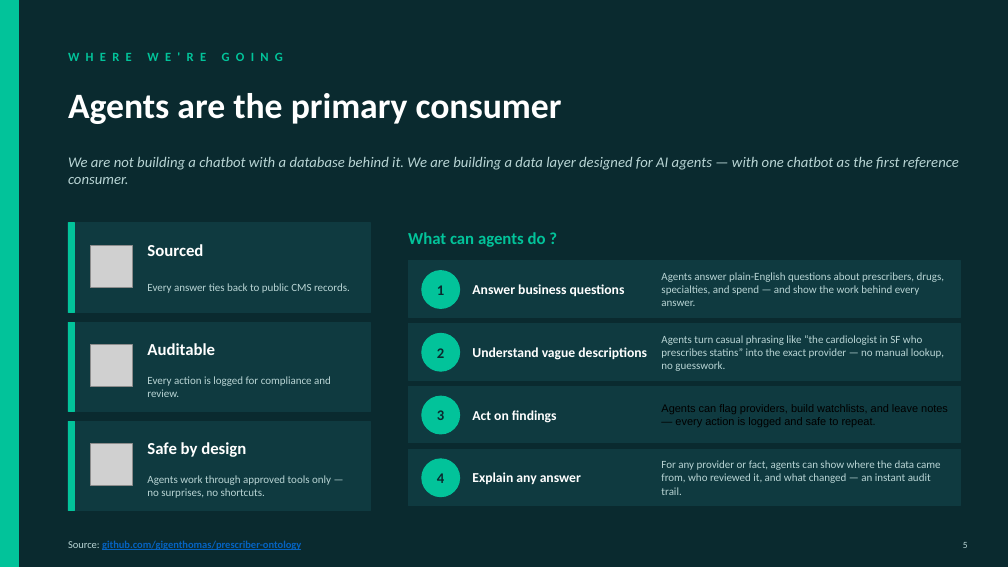
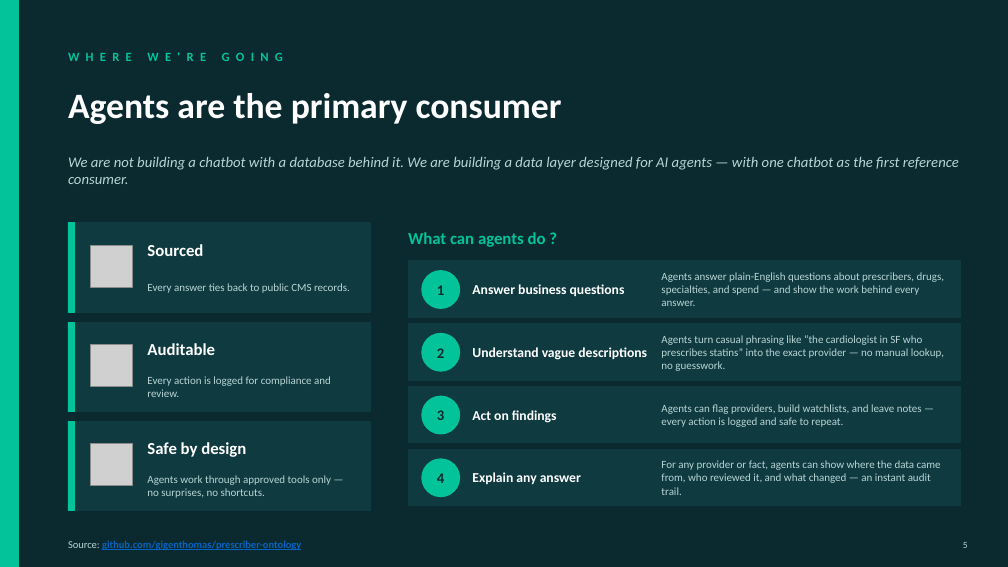
Before and after one commit to gigenthomas/prescriber-ontology, a slide deck: slide 5 of docs/Prescriber_Knowledge_Platform_5pg_v2.pptx. Drawn at 1008x567 pixels with LibreOffice and Linux fonts; fonts in the diff are those of the drawing; grey boxes stand for pictures. Boxes give left, top, right and bottom in pixels: in the first picture for what was removed or moved away, otherwise in the second. Text is boxed around its words. In the diff, an @@ line names an element or a change of style, - is before the commit and + after.

Commit message:
update ppt

```diff
--- a/docs/Prescriber_Knowledge_Platform_5pg_v2.pptx
+++ b/docs/Prescriber_Knowledge_Platform_5pg_v2.pptx
@@ text "Agents can flag providers, build ..." at [661, 404, 922, 427]: font Arial to Calibri, text colour #000000 to #B8D4D4 @@
```
